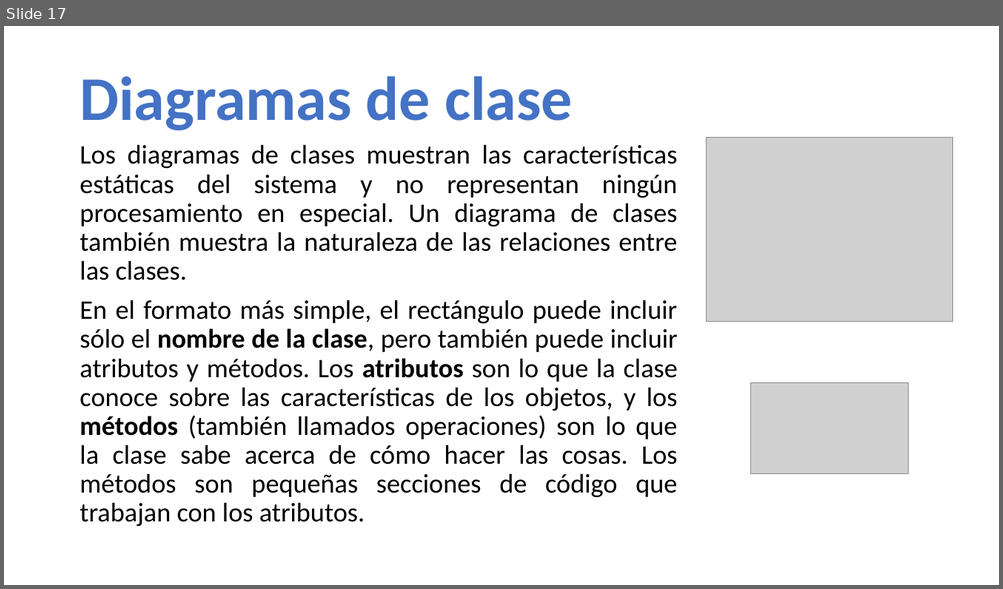
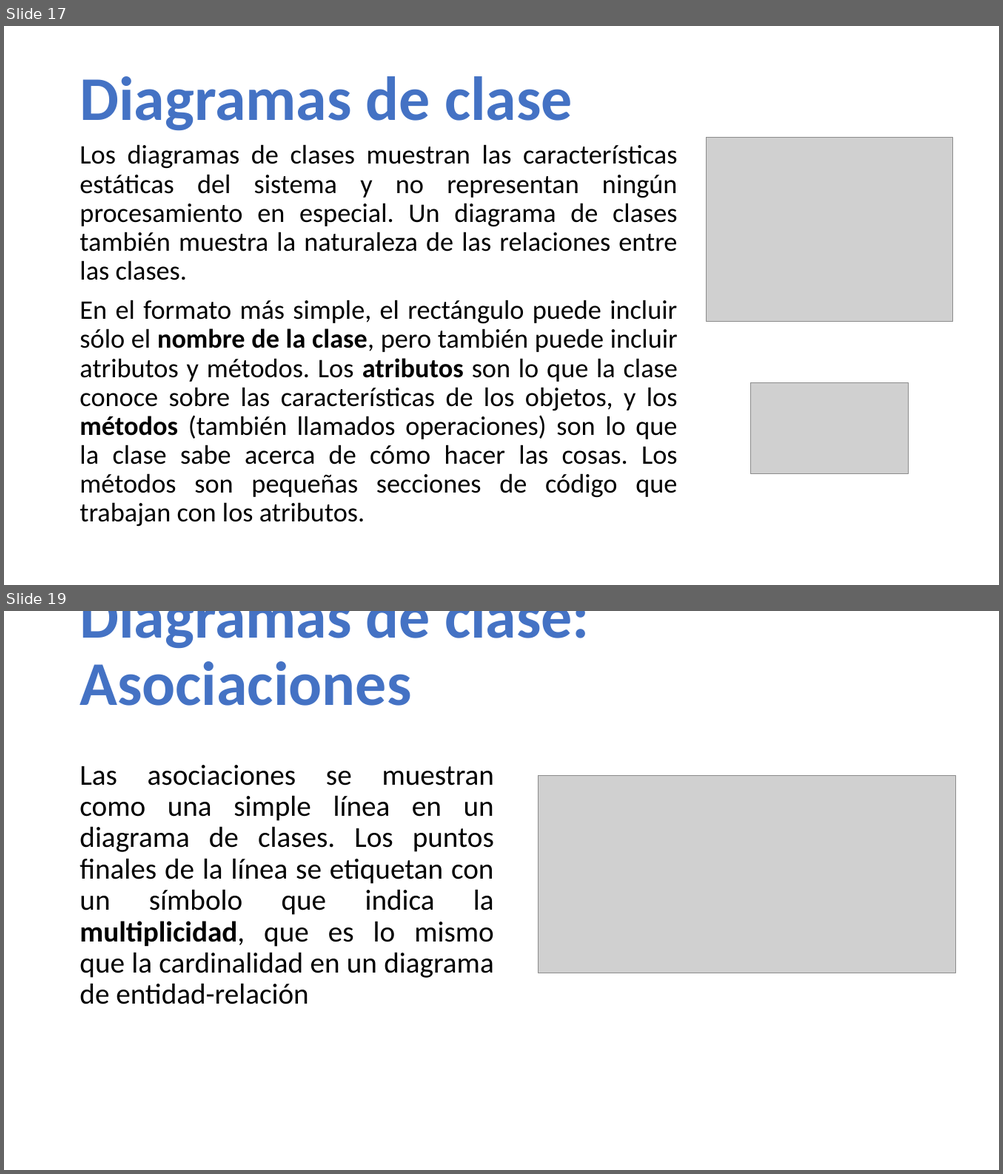
Before and after one commit to AllanNLopez/UMH-IIN024-2019, a slide deck: diagramas uml1.pptx. Shown one above the other, each under a label of ours: slide 17 before the commit, slides 17 and 19 after it; the slides between them are not shown. The pictures are 1003x589 and 1003x1174 pixels, drawn with LibreOffice and Linux fonts; fonts in the diff are those of the drawing; grey boxes stand for pictures. Boxes give left, top, right and bottom in pixels: in the first picture for what was removed or moved away, otherwise in the second. Text is boxed around its words. In the diff, an @@ line names an element or a change of style, - is before the commit and + after.

```diff
--- a/diagramas uml1.pptx
+++ b/diagramas uml1.pptx
@@ slide 19 added at [4, 611, 999, 1170], background #FFFFFF @@
@@ title added at [79, 611, 589, 706], 60 pt, text #4472C4, bold @@
+Diagramas de clase: Asociaciones
@@ text added at [79, 765, 494, 1005], 28 pt, text #000000 @@
+Las asociaciones se muestran como una simple línea en un diagrama de clases. Los puntos finales de la línea se etiquetan con un símbolo que indica la multiplicidad, que es lo mismo que la cardinalidad en un diagrama de entidad-relación
@@ picture added at [538, 776, 956, 974] @@
```
Also in this commit, not shown: 1 slide changed, 4 other slides added.
